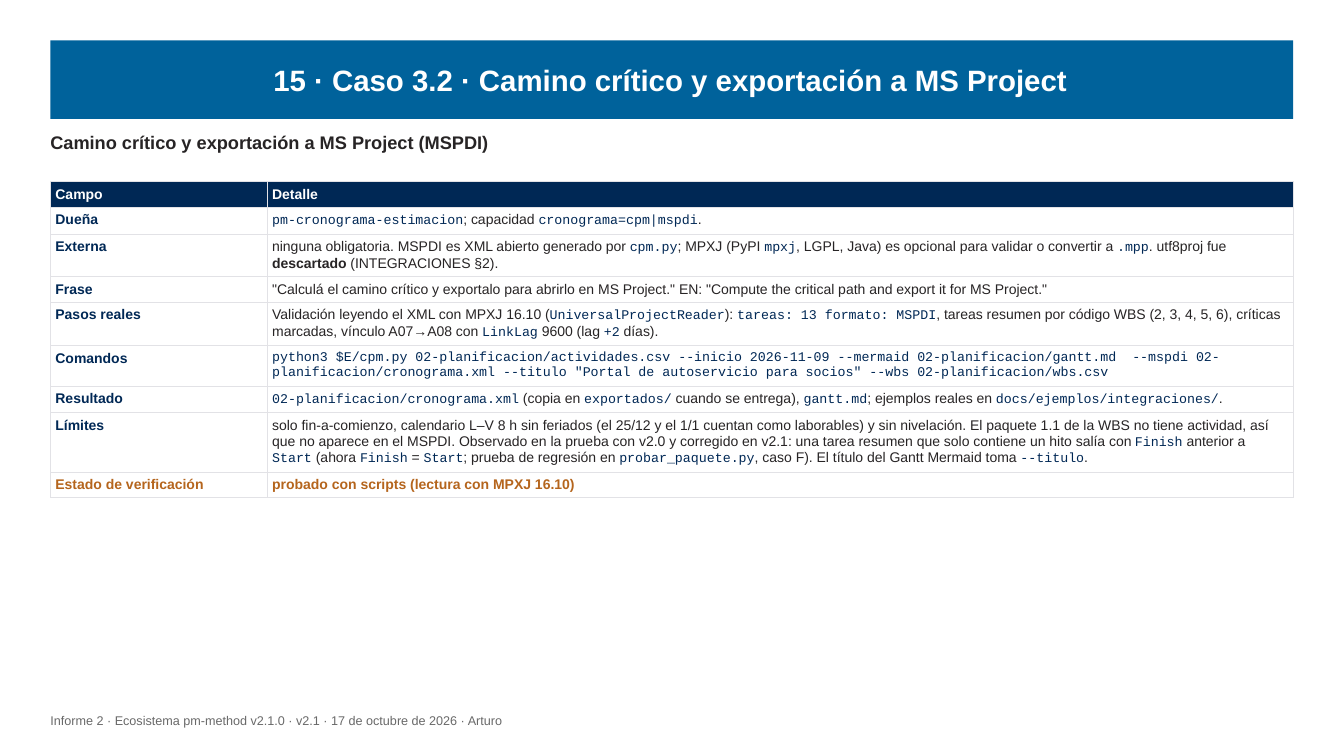
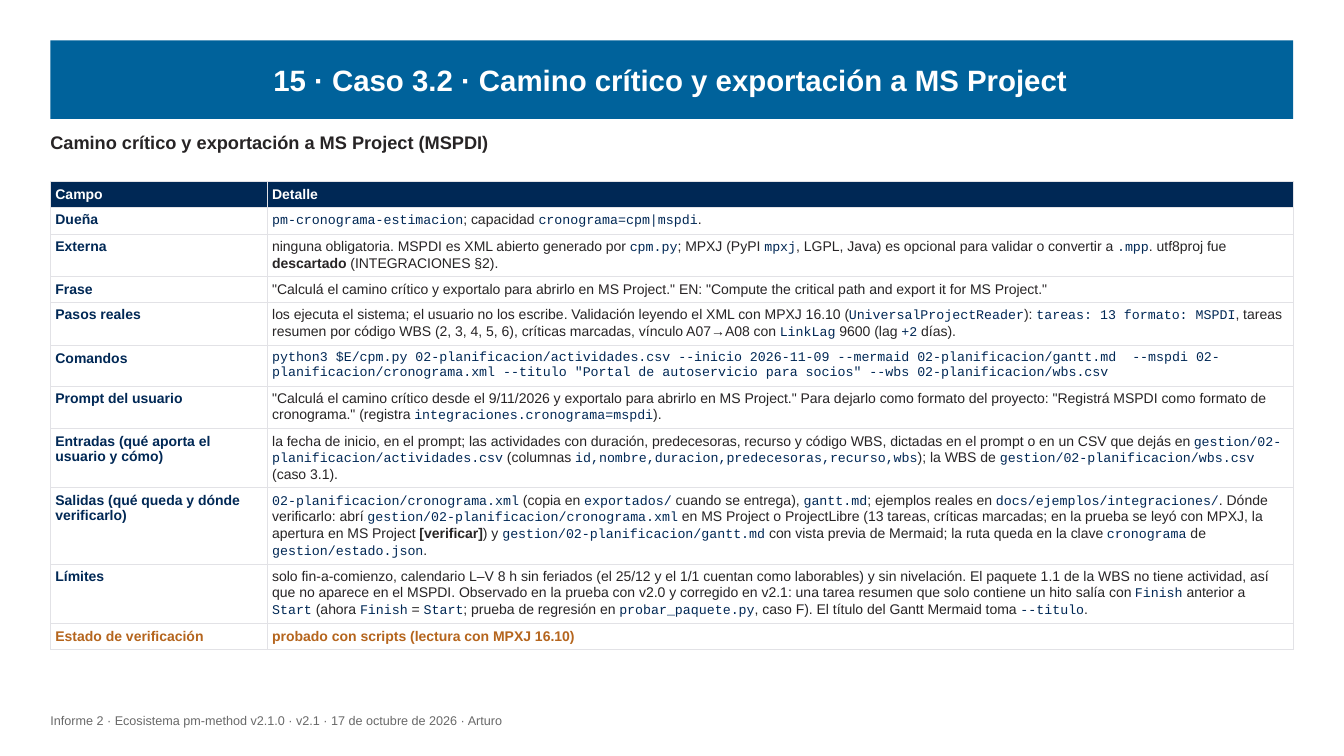
Before and after one commit to Arturo-Penas-Rial/pm-method, a slide deck: slide 126 of docs/informe/informe-2-ecosistema-pm-method-v2.1.pptx (slide 123 before the commit). Drawn at 1344x756 pixels with LibreOffice and Linux fonts; fonts in the diff are those of the drawing. Boxes give left, top, right and bottom in pixels: in the first picture for what was removed or moved away, otherwise in the second. Text is boxed around its words. In the diff, an @@ line names an element or a change of style, - is before the commit and + after.

Commit message:
pm-method 2.1.0: guías E2E para el usuario, prompts y entradas/salidas en los casos, diagramas legibles

```diff
--- a/docs/informe/informe-2-ecosistema-pm-method-v2.1.pptx
+++ b/docs/informe/informe-2-ecosistema-pm-method-v2.1.pptx
@@ table at bbox=[50, 181, 1294, 648] @@
-row 5, column 2: Validación leyendo el XML con MPXJ 16.10 (UniversalProjectReader): tareas: 13 formato: MSPDI, tareas resumen por código WBS (2, 3, 4, 5, 6), críticas marcadas, vínculo A07→A08 con LinkLag 9600 (lag +2 días).
+row 5, column 2: los ejecuta el sistema; el usuario no los escribe. Validación leyendo el XML con MPXJ 16.10 (UniversalProjectReader): tareas: 13 formato: MSPDI, tareas resumen por código WBS (2, 3, 4, 5, 6), críticas marcadas, vínculo A07→A08 con LinkLag 9600 (lag +2 días).
-row 7: Resultado | 02-planificacion/cronograma.xml (copia en exportados/ cuando se entrega), gantt.md; ejemplos reales en docs/ejemplos/integraciones/.
+row 7: Prompt del usuario | "Calculá el camino crítico desde el 9/11/2026 y exportalo para abrirlo en MS Project." Para dejarlo como formato del proyecto: "Registrá MSPDI como formato de cronograma." (registra integraciones.cronograma=mspdi).
+row 8: Entradas (qué aporta el usuario y cómo) | la fecha de inicio, en el prompt; las actividades con duración, predecesoras, recurso y código WBS, dictadas en el prompt o en un CSV que dejás en gestion/02-planificacion/actividades.csv (columnas id,nombre,duracion,predecesoras,recurso,wbs); la WBS de gestion/02-planificacion/wbs.csv (caso 3.1).
+row 9: Salidas (qué queda y dónde verificarlo) | 02-planificacion/cronograma.xml (copia en exportados/ cuando se entrega), gantt.md; ejemplos reales en docs/ejemplos/integraciones/. Dónde verificarlo: abrí gestion/02-planificacion/cronograma.xml en MS Project o ProjectLibre (13 tareas, críticas marcadas; en la prueba se leyó con MPXJ, la apertura en MS Project [verificar]) y gestion/02-planificacion/gantt.md con vista previa de Mermaid; la ruta queda en la clave cronograma de gestion/estado.json.
```
Also in this commit, not shown: 45 other slides changed, 7 slides added, 1 slide removed, 52 other files.
